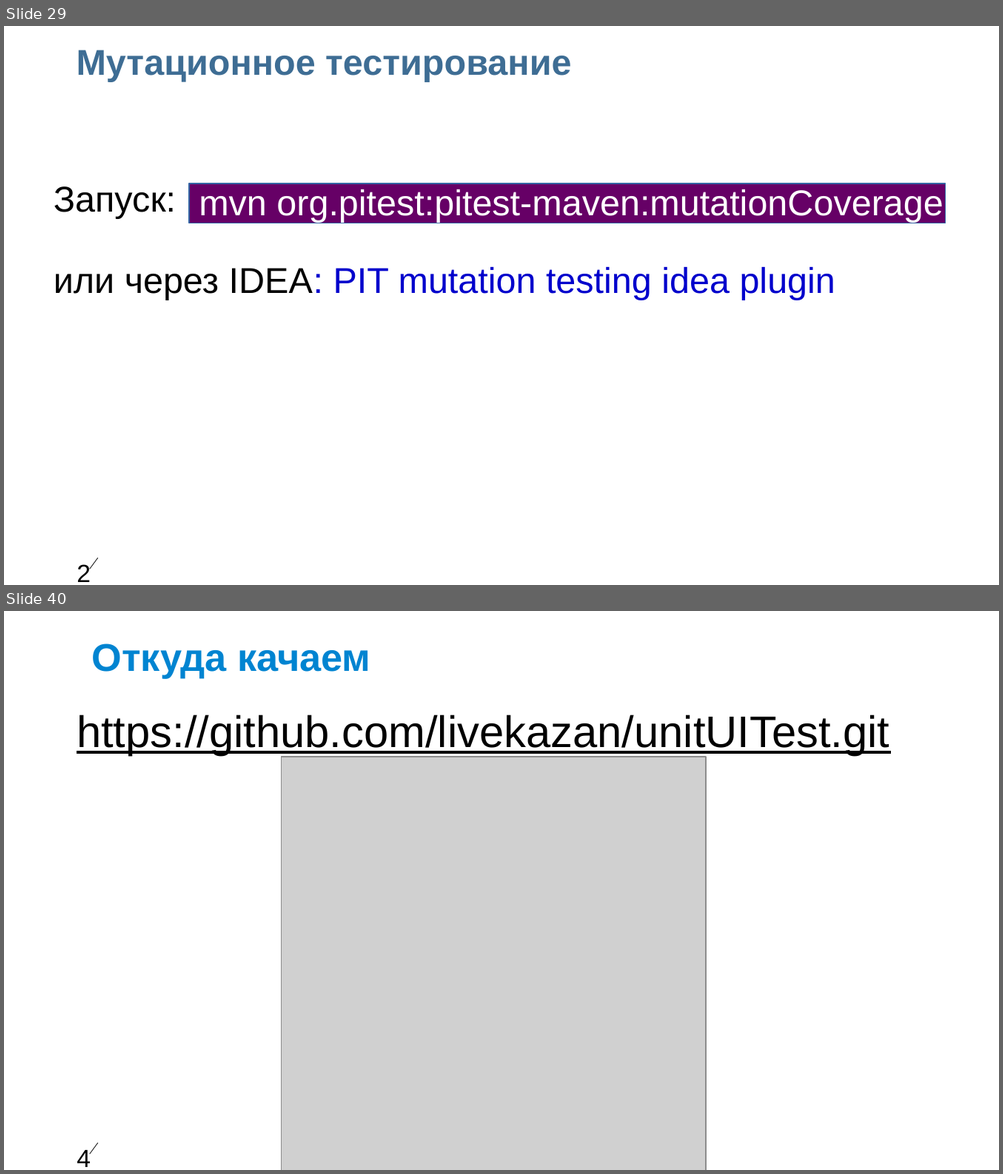
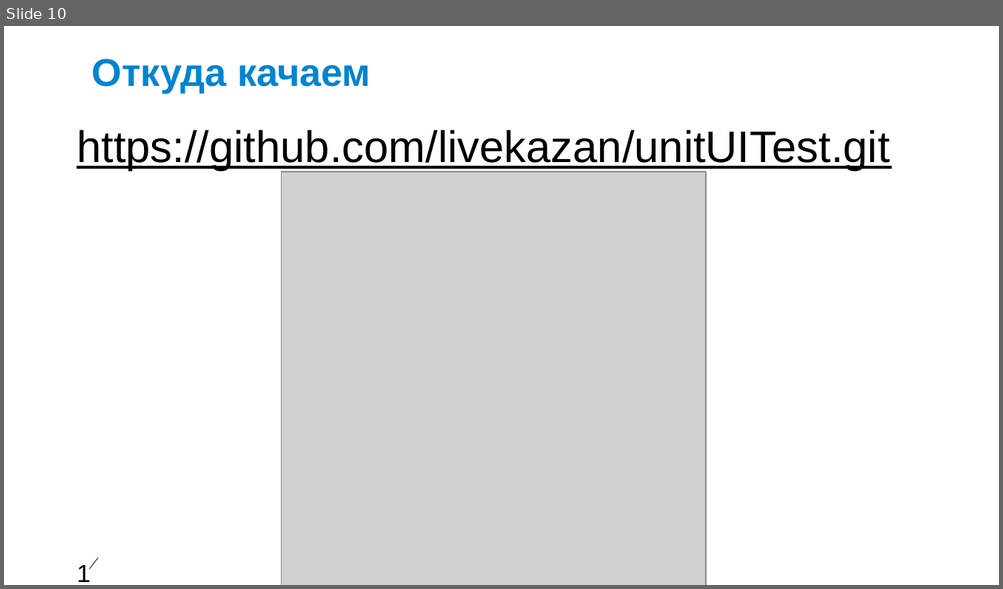
Before and after one commit to livekazan/unitUITest, a slide deck: LiquiBase.ppt. Shown one above the other, each under a label of ours: slides 29 and 40 before the commit, slide 10 after it; the slides between them are not shown. The pictures are 1003x1174 and 1003x589 pixels, drawn with LibreOffice and Linux fonts; fonts in the diff are those of the drawing; grey boxes stand for pictures; background and template pictures are left out. Boxes give left, top, right and bottom in pixels: in the first picture for what was removed or moved away, otherwise in the second. Text is boxed around its words. In the diff, an @@ line names an element or a change of style, - is before the commit and + after.

```diff
--- a/LiquiBase.ppt
+++ b/LiquiBase.ppt
@@ slide 29 removed at [4,26,999,585], background #FFFFFF; not listed: 2 template elements that a slide beside it also shows @@
@@ free removed at [77,26,961,82] @@
-Мутационное тестирование
@@ text removed at [54,187,835,300] @@
-Запуск:
-или через IDEA: PIT mutation testing idea plugin
@@ rectangle removed at [189,184,945,224] @@
-mvn org.pitest:pitest-maven:mutationCoverage
@@ what was slide 40 is now slide 10 @@
@@ page number at [73,556,90,580]: text changed @@
-40
+10
```
Also in this commit, not shown: 1 slide changed, 8 slides added, 37 other slides removed, 1 other file.
